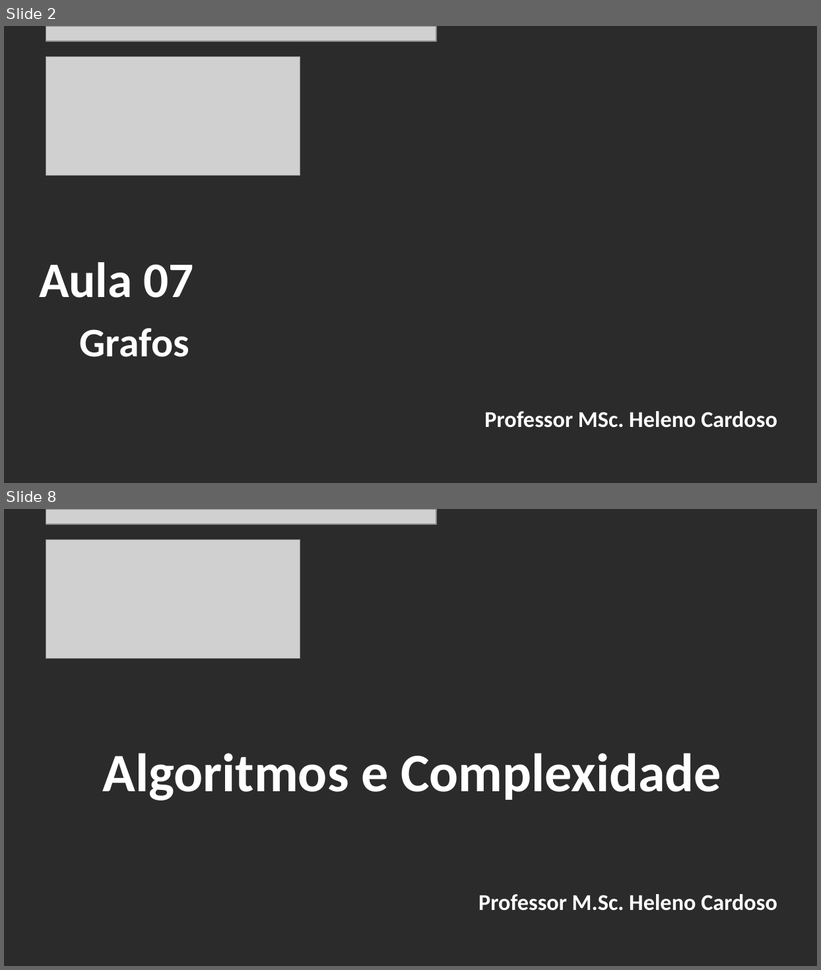
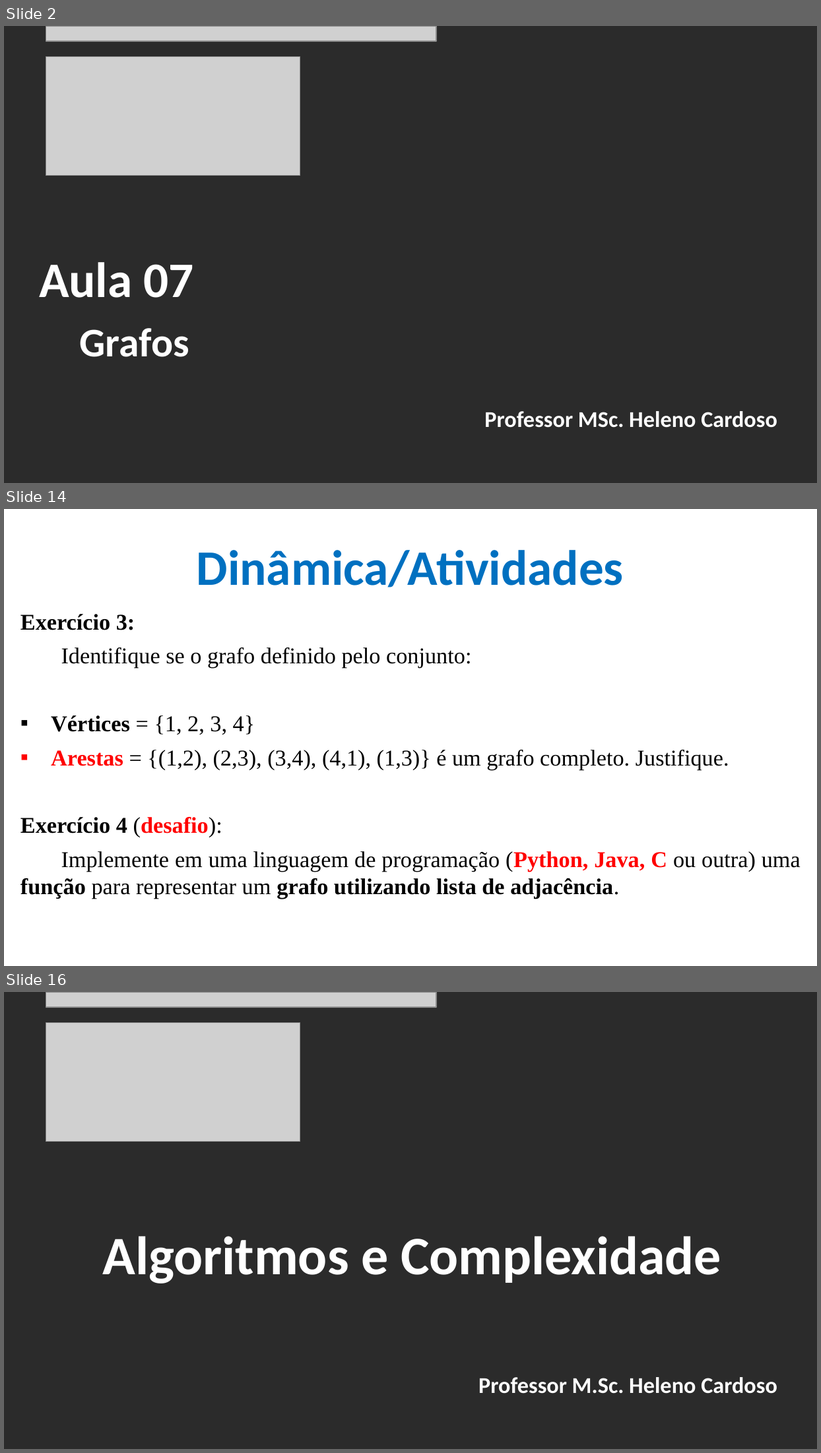
Before and after one commit to CloudEducationBrazil/WydenAlgoritmosEComplexidade, a slide deck: 01 Classes/Aula 07 - Algoritmos e Complexidade - Grafos.pptx. Shown one above the other, each under a label of ours: slides 2 and 8 before the commit, slides 2, 14 and 16 after it; the slides between them are not shown. The pictures are 821x970 and 821x1453 pixels, drawn with LibreOffice and Linux fonts; fonts in the diff are those of the drawing; grey boxes stand for pictures; background and template pictures are left out; a plain dark background stands for a picture behind light text. Boxes give left, top, right and bottom in pixels: in the first picture for what was removed or moved away, otherwise in the second. Text is boxed around its words. In the diff, an @@ line names an element or a change of style, - is before the commit and + after.

Commit message:
Grafos Alg e Complexidade 19Set2025 ...

```diff
--- a/01 Classes/Aula 07 - Algoritmos e Complexidade - Grafos.pptx
+++ b/01 Classes/Aula 07 - Algoritmos e Complexidade - Grafos.pptx
@@ slide 14 added at <box>4,509,817,966</box>, background picture (left out) @@
@@ title added at <box>197,550,624,588</box>, 44 pt, text #0070C0, bold @@
+Dinâmica/Atividades
@@ text added at <box>20,614,801,899</box>, 20 pt, text #000000 @@
+Exercício 3:
+Identifique se o grafo definido pelo conjunto:
+▪ Vértices = {1, 2, 3, 4}
+▪ Arestas = {(1,2), (2,3), (3,4), (4,1), (1,3)} é um grafo completo. Justifique.
+Exercício 4 (desafio):
+Implemente em uma linguagem de programação (Python, Java, C ou outra) uma função para representar um grafo utilizando lista de adjacência.
@@ what was slide 8 is now slide 16 @@
```
Also in this commit, not shown: 5 slides changed, 7 other slides added, 1 other file.
